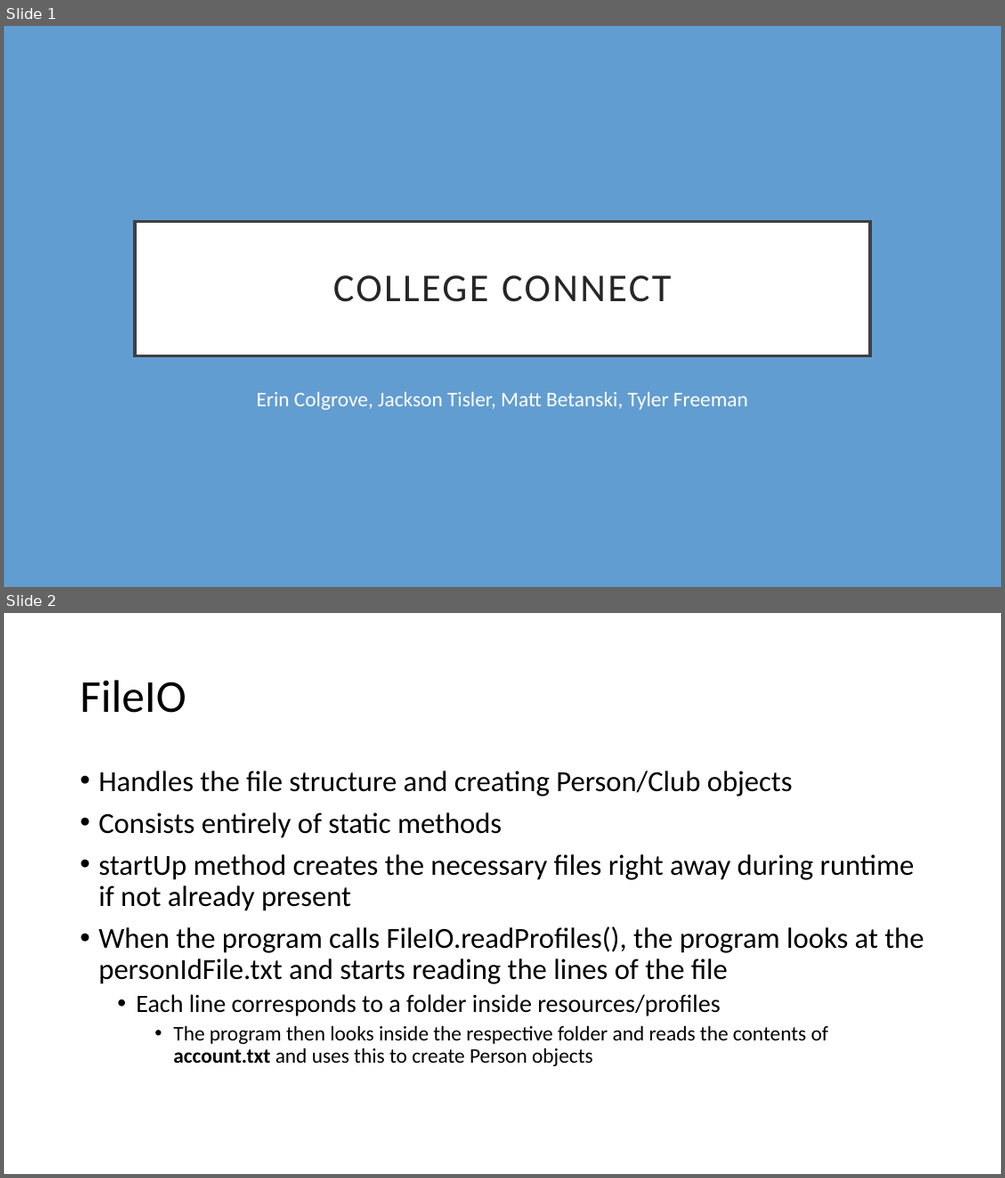
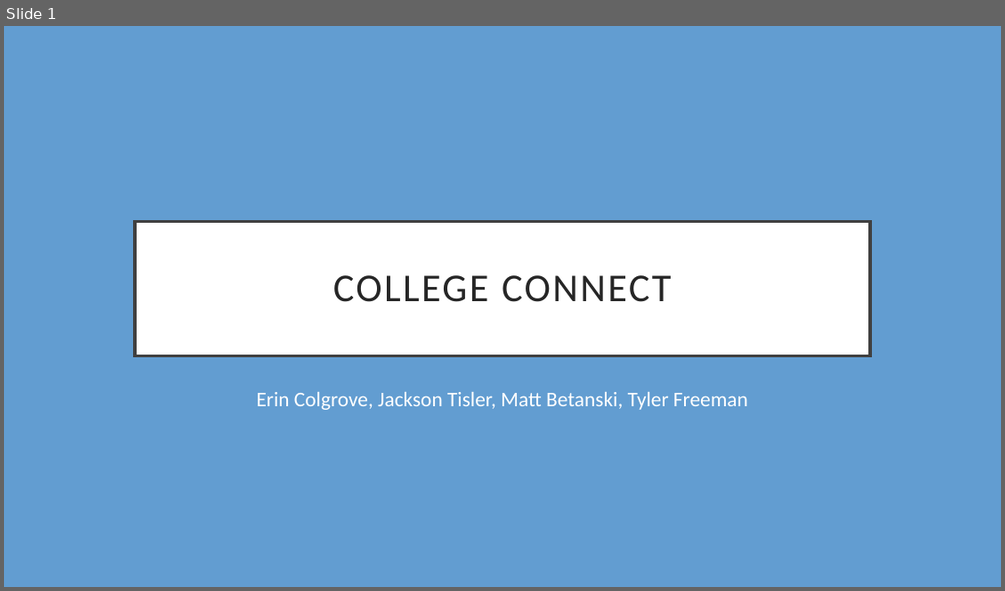
Before and after one commit to Androidrox/CollegeConnect, a slide deck: Presentation for Monday - CollegeConnect.pptx. Shown one above the other, each under a label of ours: slides 1 and 2 before the commit, slide 1 after it. The pictures are 1005x1178 and 1005x591 pixels, drawn with LibreOffice and Linux fonts; fonts in the diff are those of the drawing. Boxes give left, top, right and bottom in pixels: in the first picture for what was removed or moved away, otherwise in the second. Text is boxed around its words. In the diff, an @@ line names an element or a change of style, - is before the commit and + after.

```diff
--- a/Presentation for Monday - CollegeConnect.pptx
+++ b/Presentation for Monday - CollegeConnect.pptx
@@ slide 2 removed at box(4, 613, 1001, 1174), background #FFFFFF @@
@@ title removed at box(80, 680, 186, 713) @@
-FileIO
@@ text removed at box(98, 771, 923, 1066) @@
-• Handles the file structure and creating Person/Club objects
-• Consists entirely of static methods
-• startUp method creates the necessary files right away during runtime if not already present
-• When the program calls FileIO.readProfiles(), the program looks at the personIdFile.txt and starts reading the lines of the file
-  • Each line corresponds to a folder inside resources/profiles
-    • The program then looks inside the respective folder and reads the contents of account.txt and uses this to create Person objects
```
Also in this commit, not shown: 3 slides changed, 6 slides added, 3 other slides removed.
